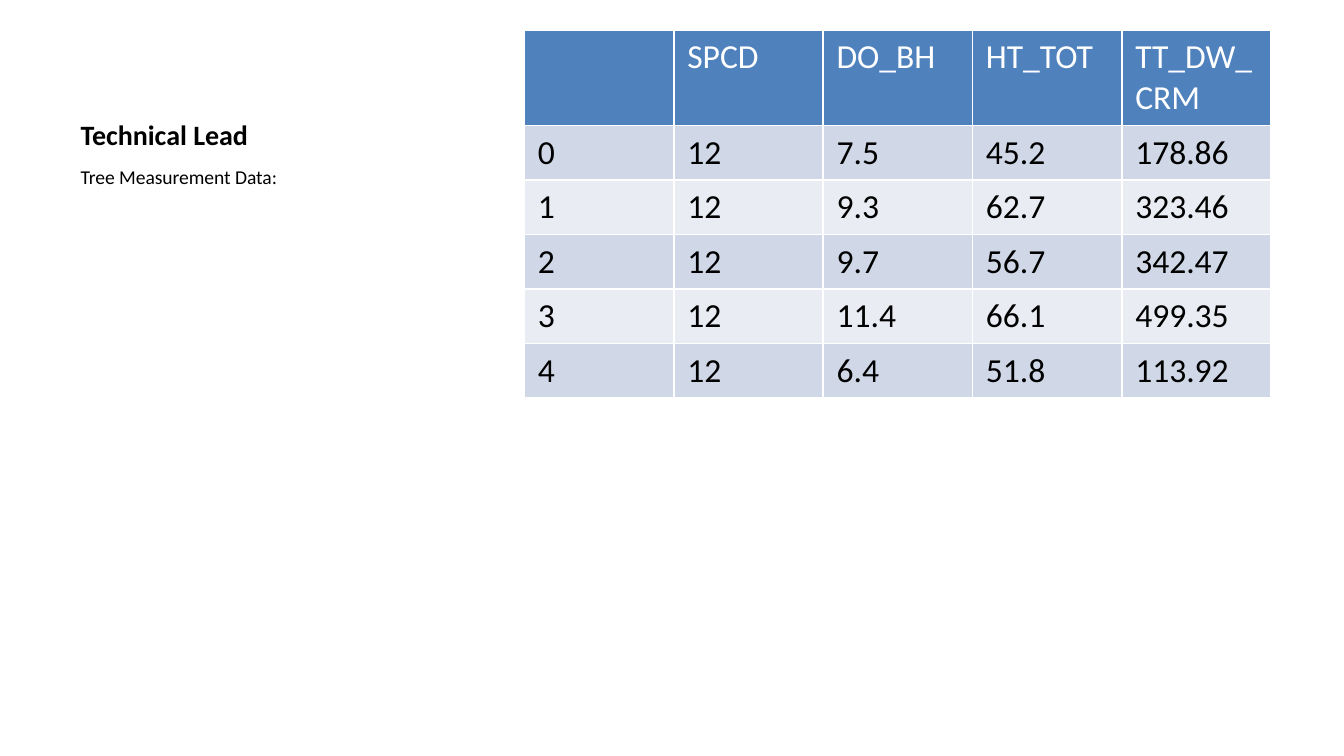
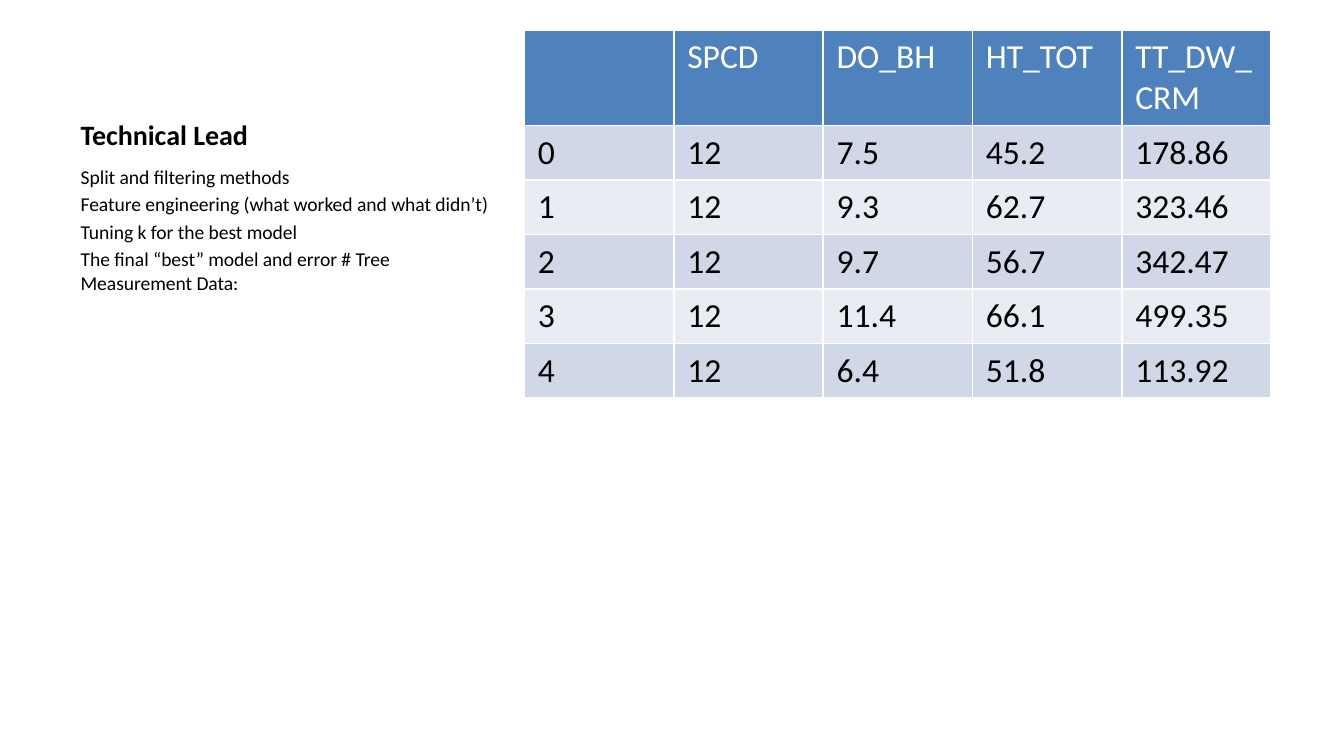
Before and after one commit to deancallahan25/Redwood-Analytics-Portfolio, a slide deck: slide 14 of Project-3/presentation.pptx. Drawn at 1344x756 pixels with LibreOffice and Linux fonts; fonts in the diff are those of the drawing. Boxes give left, top, right and bottom in pixels: in the first picture for what was removed or moved away, otherwise in the second. Text is boxed around its words. In the diff, an @@ line names an element or a change of style, - is before the commit and + after.

```diff
--- a/Project-3/presentation.pptx
+++ b/Project-3/presentation.pptx
@@ text at <box>81,170,487,290</box>: text changed @@
-Tree Measurement Data:
+Split and filtering methods
+Feature engineering (what worked and what didn’t)
+Tuning k for the best model
+The final “best” model and error # Tree Measurement Data:
```
Also in this commit, not shown: 1 slide added, 4 other files.
